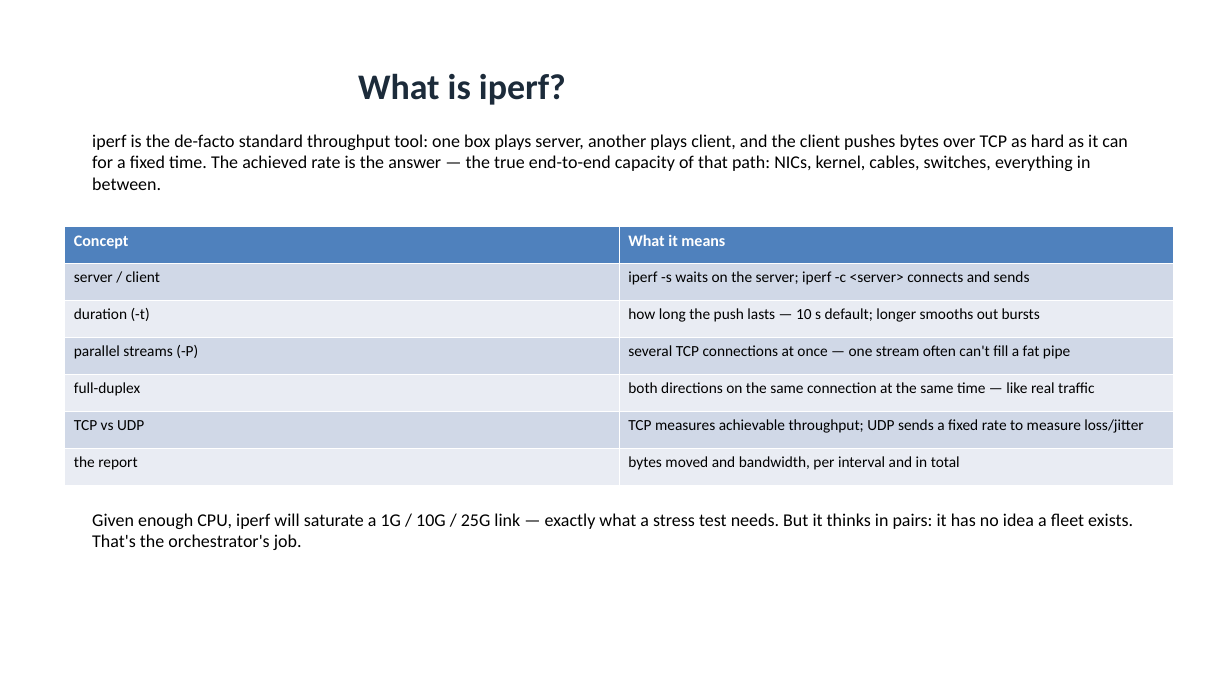
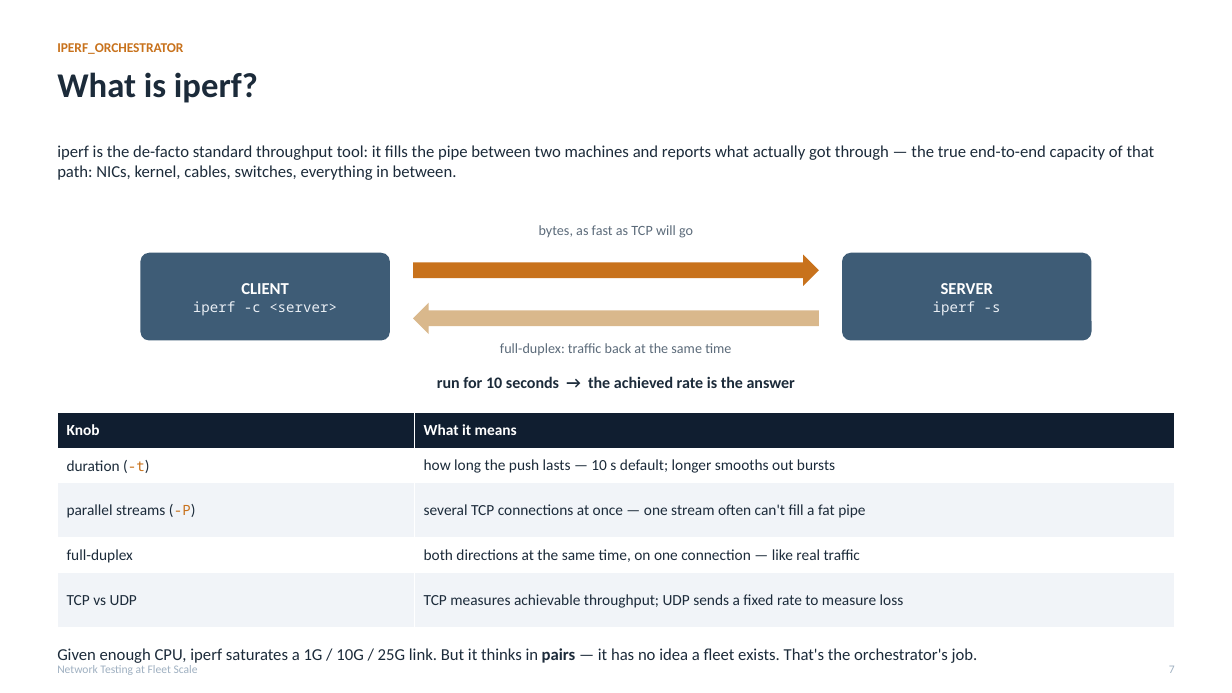
Before and after one commit to MartinGallagher-code/presentations, a slide deck: slide 7 of network-testing/network_testing.pptx. Drawn at 1232x693 pixels with LibreOffice and Linux fonts; fonts in the diff are those of the drawing. Boxes give left, top, right and bottom in pixels: in the first picture for what was removed or moved away, otherwise in the second. Text is boxed around its words. In the diff, an @@ line names an element or a change of style, - is before the commit and + after.

```diff
--- a/network-testing/network_testing.pptx
+++ b/network-testing/network_testing.pptx
@@ text added at box(57, 43, 183, 54), 10.5 pt, text #C8721C, bold @@
+IPERF_ORCHESTRATOR
@@ text "What is iperf?": place and size @@
-text "What is iperf?" at box(358, 73, 566, 105)
+text "What is iperf?" at box(57, 72, 258, 103)
@@ text "What is iperf?" at box(57, 72, 258, 103): size 28 to 27 pt; alignment centre to left; vertical alignment middle to top @@
@@ text at box(57, 145, 1155, 180): text changed; size 14 to 13 pt; text colour #000000 to #1C2B3A @@
-iperf is the de-facto standard throughput tool: one box plays server, another plays client, and the client pushes bytes over TCP as hard as it can for a fixed time. The achieved rate is the answer — the true end-to-end capacity of that path: NICs, kernel, cables, switches, everything in between.
+iperf is the de-facto standard throughput tool: it fills the pipe between two machines and reports what actually got through — the true end-to-end capacity of that path: NICs, kernel, cables, switches, everything in between.
@@ text added at box(539, 225, 693, 238), 11 pt, text #5C6B7A @@
+bytes, as fast as TCP will go
@@ rounded rectangle added at box(140, 252, 390, 340), fill #3E5C76, 11 pt, text #EAEFF5 @@
+CLIENT
+iperf -c <server>
@@ right arrow added at box(413, 254, 819, 286), fill #C8721C @@
@@ rounded rectangle added at box(842, 252, 1092, 340), fill #3E5C76, 11 pt, text #EAEFF5 @@
+SERVER
+iperf -s
@@ left arrow added at box(413, 302, 819, 334), fill #D9B88C @@
@@ text added at box(500, 343, 731, 355), 11 pt, text #5C6B7A @@
+full-duplex: traffic back at the same time
@@ text added at box(437, 376, 795, 388), 12.5 pt, text #1C2B3A, bold @@
+run for 10 seconds → the achieved rate is the answer
@@ table at box(57, 412, 1175, 628) @@
-row 1: Concept | What it means
-row 2: server / client | iperf -s waits on the server; iperf -c <server> connects and sends
+row 1: Knob | What it means
-row 5: full-duplex | both directions on the same connection at the same time — like real traffic
-row 6: TCP vs UDP | TCP measures achievable throughput; UDP sends a fixed rate to measure loss/jitter
-row 7: the report | bytes moved and bandwidth, per interval and in total
+row 4: full-duplex | both directions at the same time, on one connection — like real traffic
+row 5: TCP vs UDP | TCP measures achievable throughput; UDP sends a fixed rate to measure loss
@@ table: place and size @@
-table at box(65, 226, 1174, 485)
+table at box(57, 412, 1175, 628)
@@ text at box(57, 648, 978, 663): text changed; size 14 to 13 pt; text colour #000000 to #1C2B3A @@
-Given enough CPU, iperf will saturate a 1G / 10G / 25G link — exactly what a stress test needs. But it thinks in pairs: it has no idea a fleet exists. That's the orchestrator's job.
+Given enough CPU, iperf saturates a 1G / 10G / 25G link. But it thinks in pairs — it has no idea a fleet exists. That's the orchestrator's job.
@@ text added at box(57, 665, 198, 675), 9 pt, text #9FB0C1 @@
+Network Testing at Fleet Scale
@@ text added at box(1169, 665, 1175, 673), 9 pt, text #9FB0C1 @@
+7
```
Also in this commit, not shown: 33 other slides changed, 1 slide added, 1 slide removed, 2 other files.
